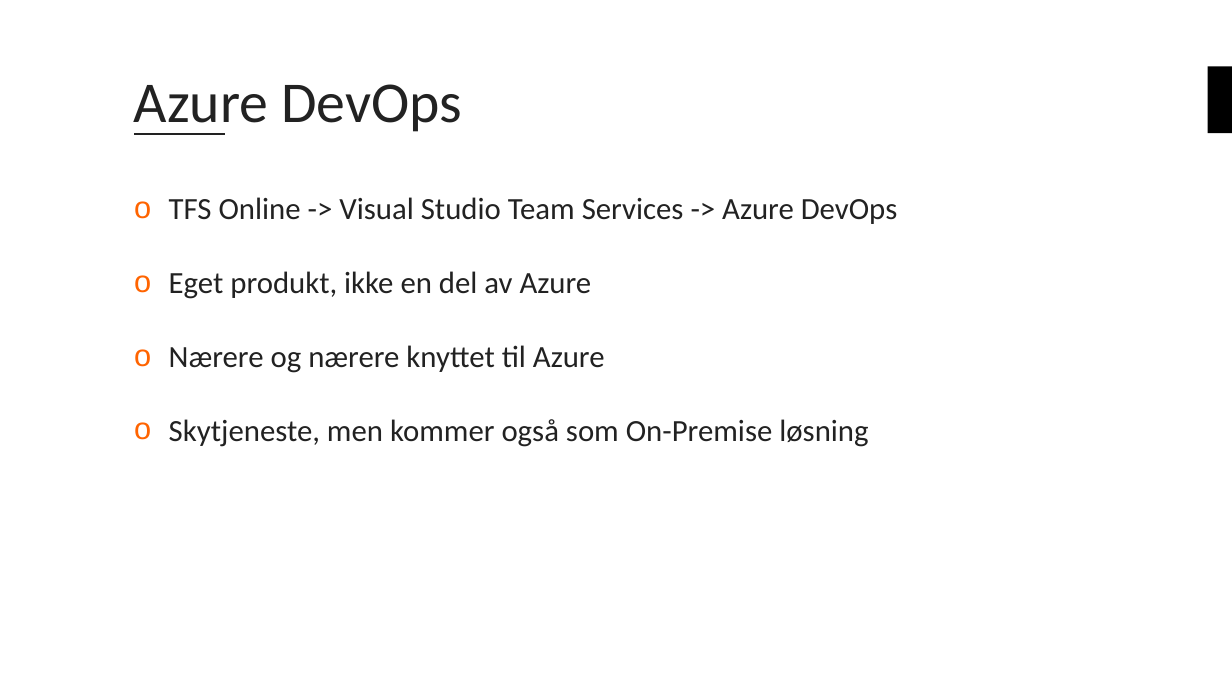
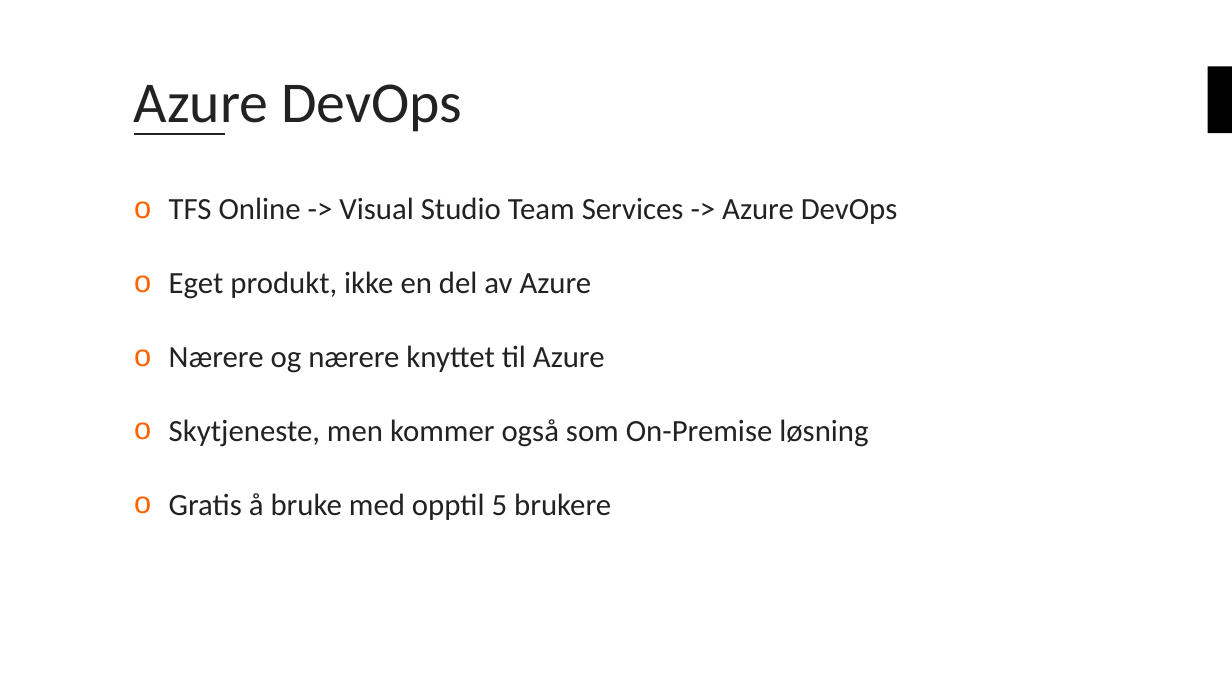
Before and after one commit to bouvet/azure-workshops, a slide deck: slide 14 of Workshop_2/Presentasjon/Azureskolen-Workshop#2.pptx. Drawn at 1232x693 pixels with LibreOffice and Linux fonts; fonts in the diff are those of the drawing; background and template pictures are left out. Boxes give left, top, right and bottom in pixels: in the first picture for what was removed or moved away, otherwise in the second. Text is boxed around its words. In the diff, an @@ line names an element or a change of style, - is before the commit and + after.

```diff
--- a/Workshop_2/Presentasjon/Azureskolen-Workshop#2.pptx
+++ b/Workshop_2/Presentasjon/Azureskolen-Workshop#2.pptx
@@ text at bbox=[169, 493, 611, 520]: paragraph added @@
+o Gratis å bruke med opptil 5 brukere
```
Also in this commit, not shown: 2 other slides changed, 5 slides added, 1 other file.
